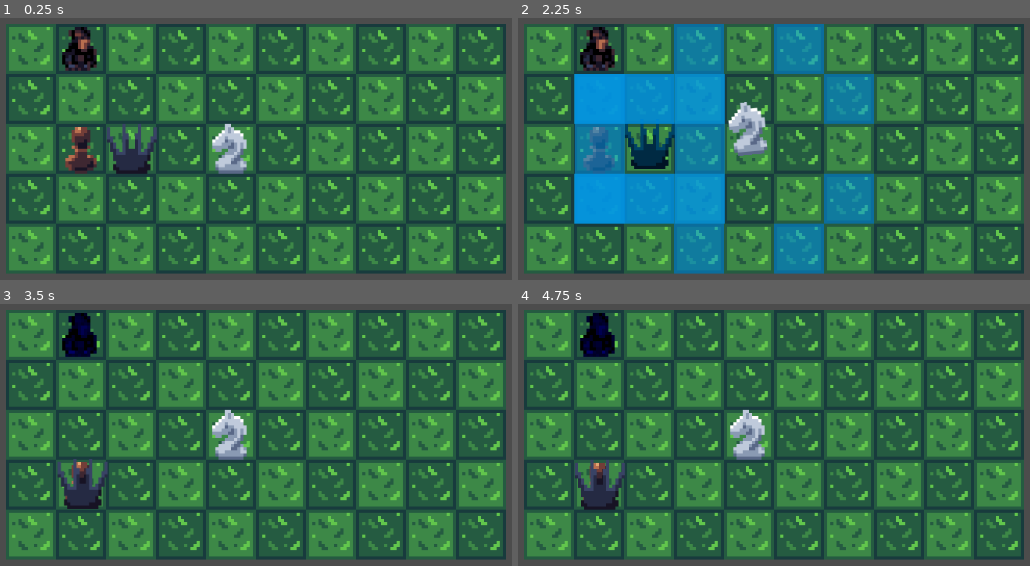
Above: before the commit, frames 1-4 (two rows, left to right).
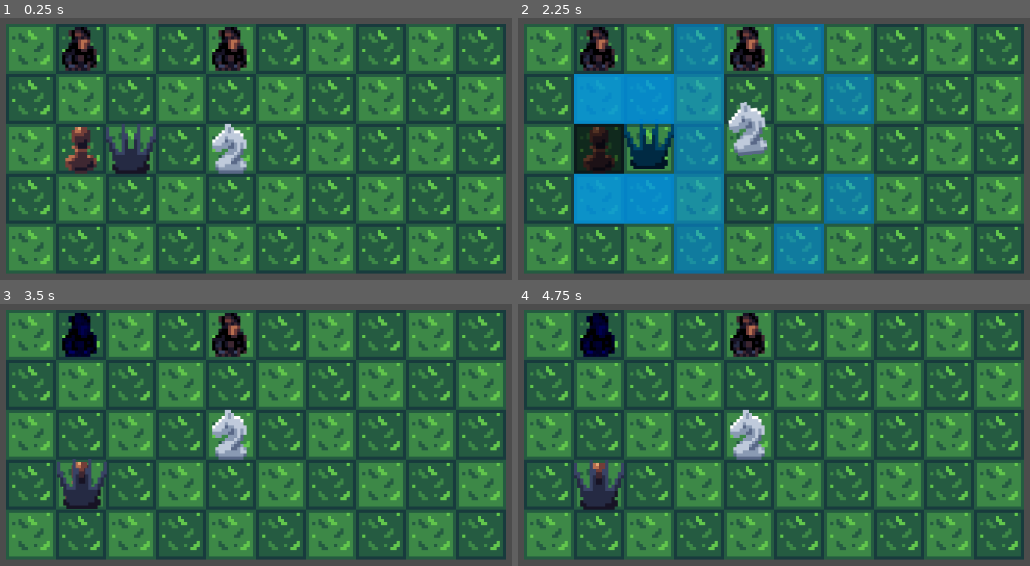
Above: after the commit, the same moments.

Repository: stealthio/Kings-Pawn
Game: Godot game, scene res://Game.tscn
Same seed, same stepped clock (60 frames per second), same inputs: the game is played once before the commit and once after it. The project has no main scene, so this scene is started directly.
Inputs (mouse positions are in pixels of both pictures, inside the frame that each line leads up to):
- Up to frame 1 (0.25 s): no input
- Up to frame 2 (2.25 s): tap Enter at 0.5 s; move the mouse to (599, 149) at 0.52 s; click (599, 149) at 0.6 s; move the mouse to (748, 149) at 1.27 s; click (748, 149) at 1.35 s; move the mouse to (651, 149) at 2.02 s; click (651, 149) at 2.1 s
- Up to frame 3 (3.5 s): move the mouse to (81, 484) at 2.77 s; click (81, 484) at 2.85 s
- Up to frame 4 (4.75 s): move the mouse to (outside the picture) at 3.52 s; click (outside the picture) at 3.6 s; tap Space at 4.25 s; move the mouse to (661, 448) at 4.27 s; click (661, 448) at 4.35 s

The runs differ from the first frame. In frame 1, 1.1% of the frame differs, in the area x 20-49%, y 3-60%; in frame 2, 6.9%, in the area x 10-49%, y 3-79%; in frame 3, 1.0%; in frame 4, 1.1%.

Commit message:
Fixed a bug regarding turn order

Diff:
--- a/Game.tscn
+++ b/Game.tscn
@@ -240,6 +240,101 @@
 scale_curve = SubResource( 6 )
 color = Color( 0.517647, 0, 0, 1 )
 
+[sub_resource type="Animation" id=13]
+resource_name = "Death"
+length = 2.0
+tracks/0/type = "value"
+tracks/0/path = NodePath("Particles2D:emitting")
+tracks/0/interp = 1
+tracks/0/loop_wrap = true
+tracks/0/imported = false
+tracks/0/enabled = true
+tracks/0/keys = {
+"times": PoolRealArray( 0, 0.3 ),
+"transitions": PoolRealArray( 1, 1 ),
+"update": 1,
+"values": [ false, true ]
+}
+tracks/1/type = "value"
+tracks/1/path = NodePath("Sprite:scale")
+tracks/1/interp = 2
+tracks/1/loop_wrap = true
+tracks/1/imported = false
+tracks/1/enabled = true
+tracks/1/keys = {
+"times": PoolRealArray( 0, 0.3, 0.5 ),
+"transitions": PoolRealArray( 1, 1, 1 ),
+"update": 0,
+"values": [ Vector2( 1, 1 ), Vector2( 1, 1.1 ), Vector2( 1, 0.25 ) ]
+}
+tracks/2/type = "value"
+tracks/2/path = NodePath("Sprite:modulate")
+tracks/2/interp = 1
+tracks/2/loop_wrap = true
+tracks/2/imported = false
+tracks/2/enabled = true
+tracks/2/keys = {
+"times": PoolRealArray( 0.5, 2 ),
+"transitions": PoolRealArray( 1, 1 ),
+"update": 0,
+"values": [ Color( 1, 1, 1, 1 ), Color( 1, 1, 1, 0 ) ]
+}
+
+[sub_resource type="Animation" id=14]
+resource_name = "Idle"
+loop = true
+tracks/0/type = "value"
+tracks/0/path = NodePath("Sprite:scale")
+tracks/0/interp = 1
+tracks/0/loop_wrap = true
+tracks/0/imported = false
+tracks/0/enabled = true
+tracks/0/keys = {
+"times": PoolRealArray( 0, 0.5, 1 ),
+"transitions": PoolRealArray( 1, 1, 1 ),
+"update": 0,
+"values": [ Vector2( 1, 1 ), Vector2( 0.98, 0.95 ), Vector2( 1, 1 ) ]
+}
+
+[sub_resource type="Animation" id=15]
+length = 0.001
+tracks/0/type = "value"
+tracks/0/path = NodePath("Sprite:scale")
+tracks/0/interp = 1
+tracks/0/loop_wrap = true
+tracks/0/imported = false
+tracks/0/enabled = true
+tracks/0/keys = {
+"times": PoolRealArray( 0 ),
+"transitions": PoolRealArray( 1 ),
+"update": 0,
+"values": [ Vector2( 1, 1 ) ]
+}
+tracks/1/type = "value"
+tracks/1/path = NodePath("Particles2D:emitting")
+tracks/1/interp = 1
+tracks/1/loop_wrap = true
+tracks/1/imported = false
+tracks/1/enabled = true
+tracks/1/keys = {
+"times": PoolRealArray( 0 ),
+"transitions": PoolRealArray( 1 ),
+"update": 0,
+"values": [ false ]
+}
+tracks/2/type = "value"
+tracks/2/path = NodePath("Sprite:modulate")
+tracks/2/interp = 1
+tracks/2/loop_wrap = true
+tracks/2/imported = false
+tracks/2/enabled = true
+tracks/2/keys = {
+"times": PoolRealArray( 0 ),
+"transitions": PoolRealArray( 1 ),
+"update": 0,
+"values": [ Color( 1, 1, 1, 1 ) ]
+}
+
 [node name="Game" type="Node2D"]
 script = ExtResource( 7 )
 
@@ -261,8 +356,9 @@
 texture = ExtResource( 3 )
 
 [node name="King" parent="YSort" instance=ExtResource( 1 )]
-position = Vector2( 193, 192 )
+position = Vector2( 192, 192 )
 movement = Vector2( 1, 1 )
+inversion = false
 addition = true
 
 [node name="Sprite" parent="YSort/King" index="0"]
@@ -302,7 +398,35 @@
 explosiveness = 0.88
 process_material = SubResource( 7 )
 
+[node name="Enemy2" type="Node2D" parent="YSort"]
+position = Vector2( 320, 64 )
+script = ExtResource( 6 )
+
+[node name="Sprite" type="Sprite" parent="YSort/Enemy2"]
+position = Vector2( 0, 25 )
+texture = ExtResource( 4 )
+offset = Vector2( 0, -25 )
+
+[node name="Area2D" type="Area2D" parent="YSort/Enemy2"]
+
+[node name="CollisionShape2D" type="CollisionShape2D" parent="YSort/Enemy2/Area2D"]
+shape = SubResource( 1 )
+
+[node name="AnimationPlayer" type="AnimationPlayer" parent="YSort/Enemy2"]
+anims/Death = SubResource( 13 )
+anims/Idle = SubResource( 14 )
+anims/RESET = SubResource( 15 )
+
+[node name="Particles2D" type="Particles2D" parent="YSort/Enemy2"]
+position = Vector2( 0, 18 )
+emitting = false
+lifetime = 0.5
+one_shot = true
+explosiveness = 0.88
+process_material = SubResource( 7 )
+
 [connection signal="animation_finished" from="YSort/Enemy/AnimationPlayer" to="YSort/Enemy" method="_on_AnimationPlayer_animation_finished"]
+[connection signal="animation_finished" from="YSort/Enemy2/AnimationPlayer" to="YSort/Enemy2" method="_on_AnimationPlayer_animation_finished"]
 
 [editable path="YSort/Pawn"]
 [editable path="YSort/Horse"]
--- a/Scripts/Enemy.gd
+++ b/Scripts/Enemy.gd
@@ -5,10 +5,8 @@
 func _ready():
 	Helper.game_manager.enemies.append(self)
 
-func _exit_tree():
+func die():
 	Helper.game_manager.enemies.erase(self)
-
-func die():
 	$AnimationPlayer.play("Death")
 
 func execute():
--- a/Scripts/GameManager.gd
+++ b/Scripts/GameManager.gd
@@ -16,7 +16,7 @@
 		if !current_enemy and enemies.size() > 0:
 			current_enemy = enemies[0]
 			current_enemy.execute()
-		elif !current_enemy:
+		elif !is_instance_valid(current_enemy):
 			pass # Alle gegner tot
 		elif current_enemy.turn_done:
 			for enemy in enemies:
Not shown: 1 places in Game.tscn that only renumber resources
